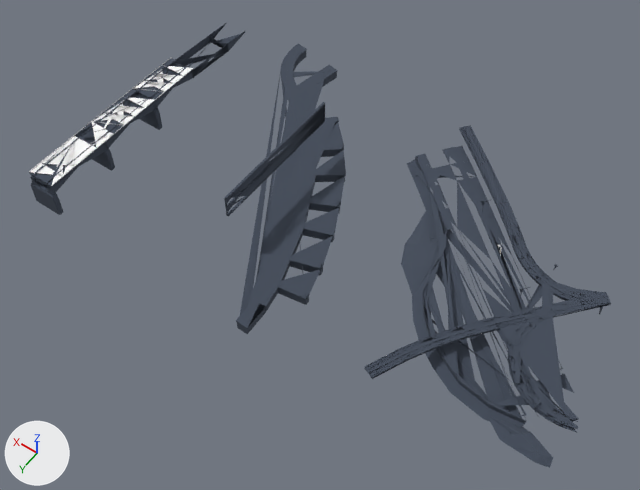
What one commit did to the glTF model gh-pages/models/street_island1_06.glb.
Before and after are seen from a 50 mm lens placed at (-704.0, -200.0, 490.0), pointed at (-476.0, -519.0, -11.0). The lights are fixed; the arrows at lower left show +X, +Y and +Z. The picture after the commit comes second.

The first picture shows 'seg_1042', 'seg_1066', 'seg_1068', 'seg_1087', 'seg_1088', 'seg_1105', 'seg_1357', 'seg_1497', 'seg_1501', 'seg_1506', 'seg_1508', 'seg_532', 'seg_533', 'seg_537', 'seg_673', 'seg_686', 'seg_690' and 2 more.
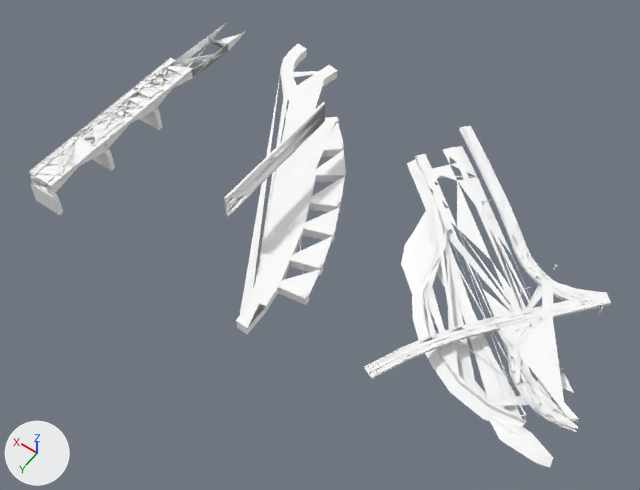
Location of each change, [x1, y1, x2, y2] in pixels of the pictures (640 x 490 px):
'seg_686', recoloured (greyish blue to white)
    both: [236, 44, 346, 334]
'seg_690', recoloured (greyish blue to white)
    both: [407, 146, 574, 428]
'seg_1105', recoloured (greyish blue to white)
    both: [493, 266, 610, 432]
'seg_673', recoloured
    both: [401, 211, 553, 468]
'seg_1357', recoloured (lighter)
    both: [224, 102, 325, 216]
'seg_537', recoloured
    both: [29, 89, 155, 188]
'seg_1506', recoloured
    both: [416, 157, 525, 421]
'seg_1087', recoloured
    both: [492, 265, 611, 346]
'seg_1068', recoloured
    both: [460, 125, 537, 270]
'seg_1042', recoloured (greyish blue to white)
    both: [364, 317, 497, 378]
'seg_1501', recoloured (lighter)
    both: [155, 23, 245, 107]
'seg_533', recoloured (greyish blue to white)
    both: [134, 58, 193, 130]
'seg_1066', recoloured
    both: [364, 319, 496, 379]
'seg_1088', recoloured
    both: [459, 126, 536, 271]
'seg_532', recoloured (lighter)
    both: [30, 175, 63, 215]
'seg_1497', recoloured
    both: [32, 104, 154, 193]

Patch to the scene script:
```diff
--- a/gh-pages/models/street_island1_06.glb.py
+++ b/gh-pages/models/street_island1_06.glb.py
@@ me_seg_532 @@
 me_seg_532.from_pydata(...)  # 48 vertices, 149 faces; spans x -293.8..-268.4, y -441.1..-436.6, z -24.5..2.9
-me_seg_532.materials.append(mat_dark)  # greyish blue #424b59
+me_seg_532.materials.append(mat_gothamcity_asphalt_tile_d)  # white #ffffff
@@ me_seg_533 @@
 me_seg_533.from_pydata(...)  # 226 vertices, 669 faces; spans x -293.8..-268.4, y -597.1..-548.4, z -24.5..6.8
-me_seg_533.materials.append(mat_dark)  # greyish blue #424b59
+me_seg_533.materials.append(mat_gothamcity_asphalt_tile_d)  # white #ffffff
@@ me_seg_537 @@
 me_seg_537.from_pydata(...)  # 468 vertices, 1493 faces; spans x -293.8..-268.4, y -550.7..-439.1, z -24.5..6.8
-me_seg_537.materials.append(mat_dark)  # greyish blue #424b59
+me_seg_537.materials.append(mat_gothamcity_asphalt_tile_d)  # white #ffffff
@@ me_seg_673 @@
 me_seg_673.from_pydata(...)  # 30 vertices, 76 faces; spans x -687.0..-523.0, y -588.0..-457.0, z -9.0..-2.0
-me_seg_673.materials.append(mat_dark)  # greyish blue #424b59
+me_seg_673.materials.append(mat_gc_park_grass_d)  # white #ffffff
@@ me_seg_686 @@
 me_seg_686.from_pydata(...)  # 256 vertices, 585 faces; spans x -499.0..-338.0, y -681.0..-430.0, z -11.0..-2.0
-me_seg_686.materials.append(mat_dark)  # greyish blue #424b59
+me_seg_686.materials.append(mat_gc_park_grass_d)  # white #ffffff
@@ me_seg_690 @@
 me_seg_690.from_pydata(...)  # 357 vertices, 711 faces; spans x -677.0..-486.0, y -654.0..-465.0, z -8.0..0.0
-me_seg_690.materials.append(mat_dark)  # greyish blue #424b59
+me_seg_690.materials.append(mat_gc_park_grass_d)  # white #ffffff
@@ me_seg_1042 @@
 me_seg_1042.from_pydata(...)  # 120 vertices, 272 faces; spans x -617.1..-563.4, y -523.3..-441.2, z 7.9..8.9
-me_seg_1042.materials.append(mat_dark)  # greyish blue #424b59
+me_seg_1042.materials.append(mat_gc_residential_props_railroad_bakegroup_island1_roads0_2x)  # white #ffffff
@@ me_seg_1066 @@
 me_seg_1066.from_pydata(...)  # 172 vertices, 351 faces; spans x -617.2..-563.3, y -523.3..-441.2, z 6.4..8.5
-me_seg_1066.materials.append(mat_dark)  # greyish blue #424b59
+me_seg_1066.materials.append(mat_gc_residential_props_railroad_bakegroup_island1_roads0_2x)  # white #ffffff
@@ me_seg_1068 @@
 me_seg_1068.from_pydata(...)  # 192 vertices, 482 faces; spans x -614.8..-505.8, y -669.0..-570.4, z 7.9..8.9
-me_seg_1068.materials.append(mat_dark)  # greyish blue #424b59
+me_seg_1068.materials.append(mat_gc_residential_props_railroad_bakegroup_island1_roads0_2x)  # white #ffffff
@@ me_seg_1087 @@
 me_seg_1087.from_pydata(...)  # 333 vertices, 760 faces; spans x -668.3..-610.3, y -584.5..-511.9, z 7.8..8.9
-me_seg_1087.materials.append(mat_dark)  # greyish blue #424b59
+me_seg_1087.materials.append(mat_gc_residential_props_railroad_bakegroup_island1_roads0_2x)  # white #ffffff
@@ me_seg_1088 @@
 me_seg_1088.from_pydata(...)  # 288 vertices, 633 faces; spans x -614.8..-505.8, y -669.1..-570.4, z 6.4..8.5
-me_seg_1088.materials.append(mat_dark)  # greyish blue #424b59
+me_seg_1088.materials.append(mat_gc_residential_props_railroad_bakegroup_island1_roads0_2x)  # white #ffffff
@@ me_seg_1105 @@
 me_seg_1105.from_pydata(...)  # 750 vertices, 1792 faces; spans x -690.2..-610.2, y -584.5..-479.0, z 6.3..8.6
-me_seg_1105.materials.append(mat_dark)  # greyish blue #424b59
+me_seg_1105.materials.append(mat_gc_residential_props_railroad_bakegroup_island1_roads0_2x)  # white #ffffff
@@ me_seg_1357 @@
 me_seg_1357.from_pydata(...)  # 36 vertices, 75 faces; spans x -428.1..-426.4, y -593.1..-479.5, z 25.8..44.3
-me_seg_1357.materials.append(mat_dark)  # greyish blue #424b59
+me_seg_1357.materials.append(mat_gc_residential_props_monorail_bakegroup_island1_roads0_2x)  # white #ffffff
@@ me_seg_1497 @@
 me_seg_1497.from_pydata(...)  # 26 vertices, 22 faces; spans x -291.1..-271.1, y -550.7..-439.1, z -5.3..3.3
-me_seg_1497.materials.append(mat_dark)  # greyish blue #424b59
+me_seg_1497.materials.append(mat_gc_z1_props_street_alpha_bakegroup_island1_roads0_2x)  # white #ffffff
@@ me_seg_1501 @@
 me_seg_1501.from_pydata(...)  # 28 vertices, 32 faces; spans x -291.1..-271.1, y -666.8..-550.7, z -8.1..3.2
-me_seg_1501.materials.append(mat_dark)  # greyish blue #424b59
+me_seg_1501.materials.append(mat_gc_z1_props_street_alpha_bakegroup_island1_roads0_2x)  # white #ffffff
@@ me_seg_1506 @@
 me_seg_1506.from_pydata(...)  # 34 vertices, 59 faces; spans x -662.0..-491.0, y -624.0..-471.0, z 0.0..1.0
-me_seg_1506.materials.append(mat_dark)  # greyish blue #424b59
+me_seg_1506.materials.append(mat_gc_z1_props_street_alpha_bakegroup_island1_roads0_2x)  # white #ffffff
```
